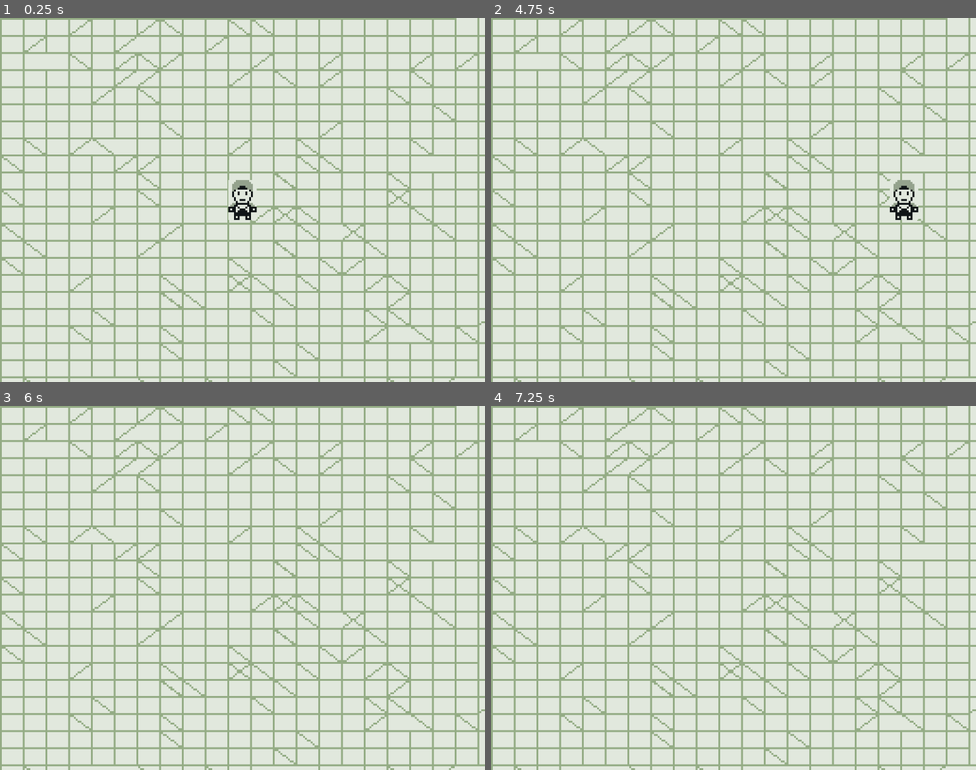
Above: before the commit, frames 1-4 (two rows, left to right).
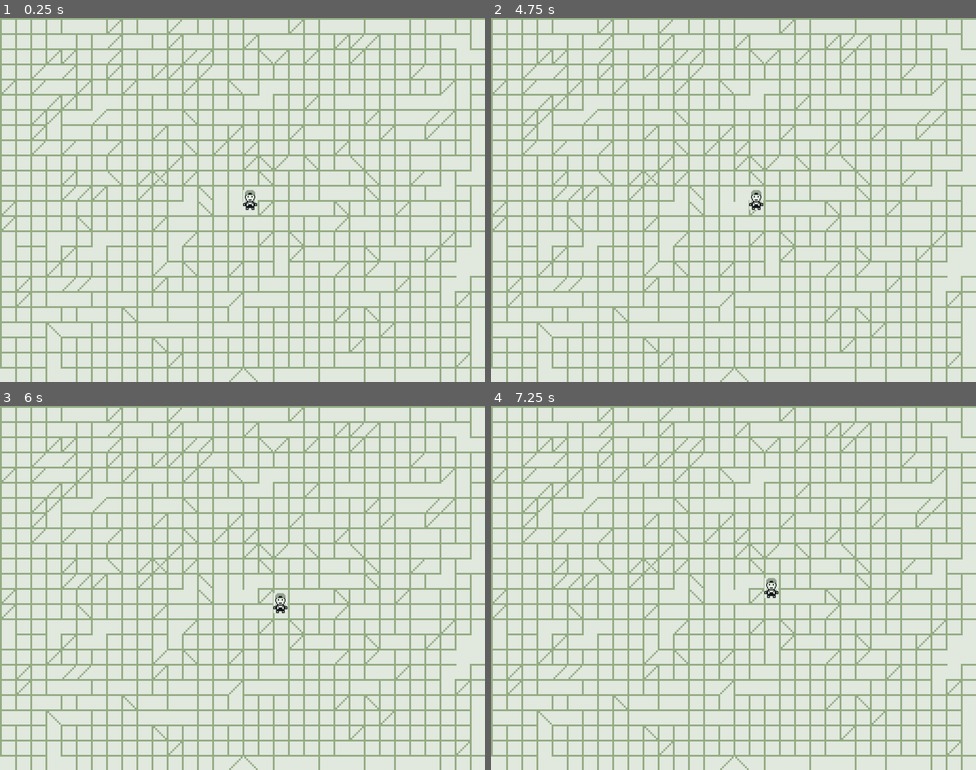
Above: after the commit, the same moments.

Repository: kabIndepthnotes/tiny_jam_nov_2025_limited_space
Game: Godot game, scene res://scenes/main_level.tscn
Same seed, same stepped clock (60 frames per second), same inputs: the game is played once before the commit and once after it.
Inputs:
- Up to frame 1 (0.25 s): no input
- Up to frame 2 (4.75 s): tap Enter at 0.5, 2, 3.5 s; hold D (move_right) 0.53-1.28 s; tap Space at 1.25, 2.75, 4.25 s; hold S (move_down) 1.28-2.03 s; hold D (move_right) 2.03-2.78 s; hold W (move_up) 2.78-3.53 s; hold A (move_left) from 3.53 s (still down)
- Up to frame 3 (6 s): release A (move_left) at 5.03 s; hold S (move_down) 5.03-5.78 s; hold D (move_right) from 5.78 s (still down)
- Up to frame 4 (7.25 s): release D (move_right) at 6.53 s; hold W (move_up) from 6.53 s (still down)

The runs differ from the first frame. In frame 1, 33% of the frame differs, in the area x 0-100%, y 0-100%; in frame 2, 33%; in frame 3, 33%; in frame 4, 33%.

Commit message:
fix: Implement grid-based movement for player
This commit introduces grid-based movement for the player character, allowing discrete steps across the game world.

Key changes include:
- Defining `tile_size` for grid units.
- Mapping input actions to directional vectors.
- Modifying `_ready` to snap the player to the grid.
- Implementing `_unhandled_input` to process movement commands.
- Creating a `move` function to update player position based on input.
- Adjusting sprite and collision shape scaling for better visual representation.
- Updating documentation to reflect the new movement logic.

Diff:
--- a/scenes/mc.tscn
+++ b/scenes/mc.tscn
@@ -11,7 +11,9 @@
 
 [node name="Sprite2D" type="Sprite2D" parent="."]
 texture_filter = 1
+scale = Vector2(0.5, 0.5)
 texture = ExtResource("1_yc5nw")
 
 [node name="CollisionShape2D" type="CollisionShape2D" parent="."]
+scale = Vector2(0.5, 0.5)
 shape = SubResource("RectangleShape2D_i6vl1")
--- a/scripts/mc.gd
+++ b/scripts/mc.gd
@@ -4,23 +4,31 @@
 @export var speed = 300.0
 
 # vars
+# tile_vectors
+var tile_size = 8 # 8 pixels scaled by 4
+
+var inputs = {"move_right": Vector2.RIGHT,
+			"move_left": Vector2.LEFT,
+			"move_up": Vector2.UP,
+			"move_down": Vector2.DOWN}
 
 # builtin_functions
-func _physics_process(delta: float) -> void:
-	# _physics_process
-	var velocity = Vector2.ZERO # The player's movement vector.
-	if Input.is_action_pressed("move_right"):
-		velocity.x += 1
-		print("moving_right!")
-	if Input.is_action_pressed("move_left"):
-		velocity.x -= 1
-	if Input.is_action_pressed("move_down"):
-		velocity.y += 1
-	if Input.is_action_pressed("move_up"):
-		velocity.y -= 1
-
-	position += velocity * speed * delta
-	# move_and_slide()
+func _ready():
+	# _ready
+	position = position.snapped(Vector2.ONE * tile_size)
+	position.x += tile_size/2
 
 
+func _unhandled_input(event):
+	# _unhandled_input
+	for dir in inputs.keys():
+		if event.is_action_pressed(dir):
+			move(dir)
+
+
+# func _physics_process(delta: float) -> void:
+	# @{_physics_process}
+
 # custom_functions
+func move(dir):
+	position += inputs[dir] * tile_size
Binary file changed: assets/floor.png
Not shown, changed: docs/mc.html
Not shown, changed: lits/mc.lit
